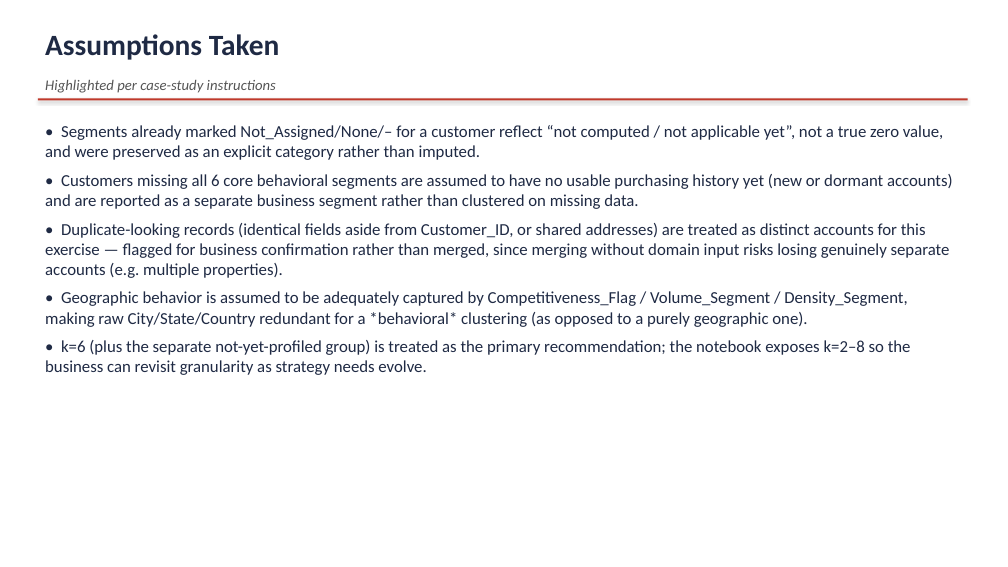
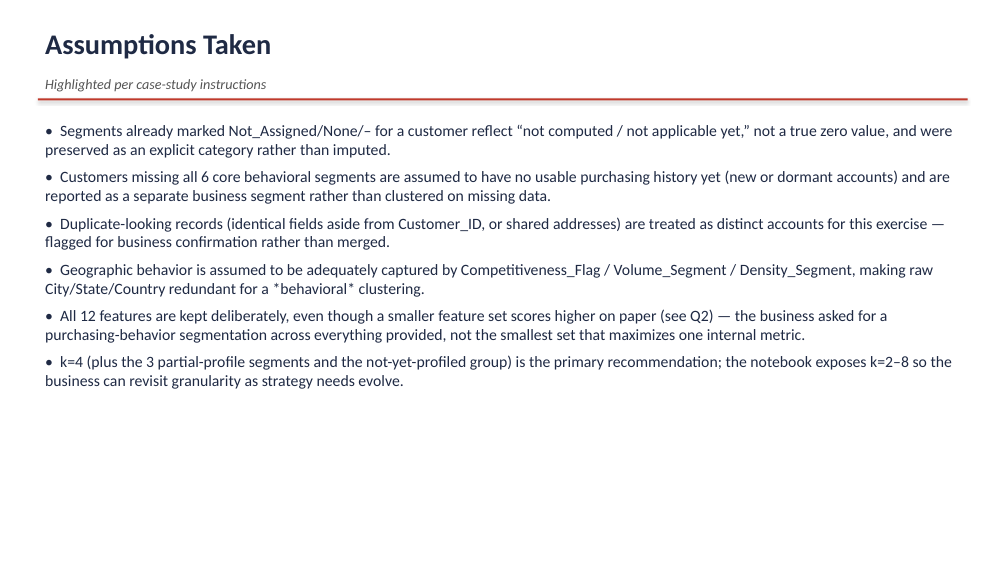
Before and after one commit to chirayum64/assignment, a slide deck: slide 12 of Venture_Creed_Case_Study_Answers.pptx (slide 10 before the commit). Drawn at 1008x567 pixels with LibreOffice and Linux fonts; fonts in the diff are those of the drawing. Boxes give left, top, right and bottom in pixels: in the first picture for what was removed or moved away, otherwise in the second. Text is boxed around its words. In the diff, an @@ line names an element or a change of style, - is before the commit and + after.

```diff
--- a/Venture_Creed_Case_Study_Answers.pptx
+++ b/Venture_Creed_Case_Study_Answers.pptx
@@ text "Assumptions Taken" at bbox=[45, 34, 271, 59]: size 28 to 27 pt @@
@@ text "Highlighted per case-study instructions" at bbox=[45, 79, 266, 92]: size 14 to 13.5 pt @@
@@ text at bbox=[45, 125, 952, 158]: text changed; size 16 to 15 pt @@
-• Segments already marked Not_Assigned/None/– for a customer reflect “not computed / not applicable yet”, not a true zero value, and were preserved as an explicit category rather than imputed.
+• Segments already marked Not_Assigned/None/– for a customer reflect “not computed / not applicable yet,” not a true zero value, and were preserved as an explicit category rather than imputed.
@@ text at bbox=[45, 170, 950, 204]: size 16 to 15 pt in "• Customers missing all 6 core behavioral ..." @@
@@ text at bbox=[45, 217, 952, 389]: text changed; size 16 to 15 pt @@
-• Duplicate-looking records (identical fields aside from Customer_ID, or shared addresses) are treated as distinct accounts for this exercise — flagged for business confirmation rather than merged, since merging without domain input risks losing genuinely separate accounts (e.g. multiple properties).
-• Geographic behavior is assumed to be adequately captured by Competitiveness_Flag / Volume_Segment / Density_Segment, making raw City/State/Country redundant for a *behavioral* clustering (as opposed to a purely geographic one).
-• k=6 (plus the separate not-yet-profiled group) is treated as the primary recommendation; the notebook exposes k=2–8 so the business can revisit granularity as strategy needs evolve.
+• Duplicate-looking records (identical fields aside from Customer_ID, or shared addresses) are treated as distinct accounts for this exercise — flagged for business confirmation rather than merged.
+• Geographic behavior is assumed to be adequately captured by Competitiveness_Flag / Volume_Segment / Density_Segment, making raw City/State/Country redundant for a *behavioral* clustering.
+• All 12 features are kept deliberately, even though a smaller feature set scores higher on paper (see Q2) — the business asked for a purchasing-behavior segmentation across everything provided, not the smallest set that maximizes one internal metric.
+• k=4 (plus the 3 partial-profile segments and the not-yet-profiled group) is the primary recommendation; the notebook exposes k=2–8 so the business can revisit granularity as strategy needs evolve.
```
Also in this commit, not shown: 6 other slides changed, 5 slides added, 3 slides removed, 4 other files.
